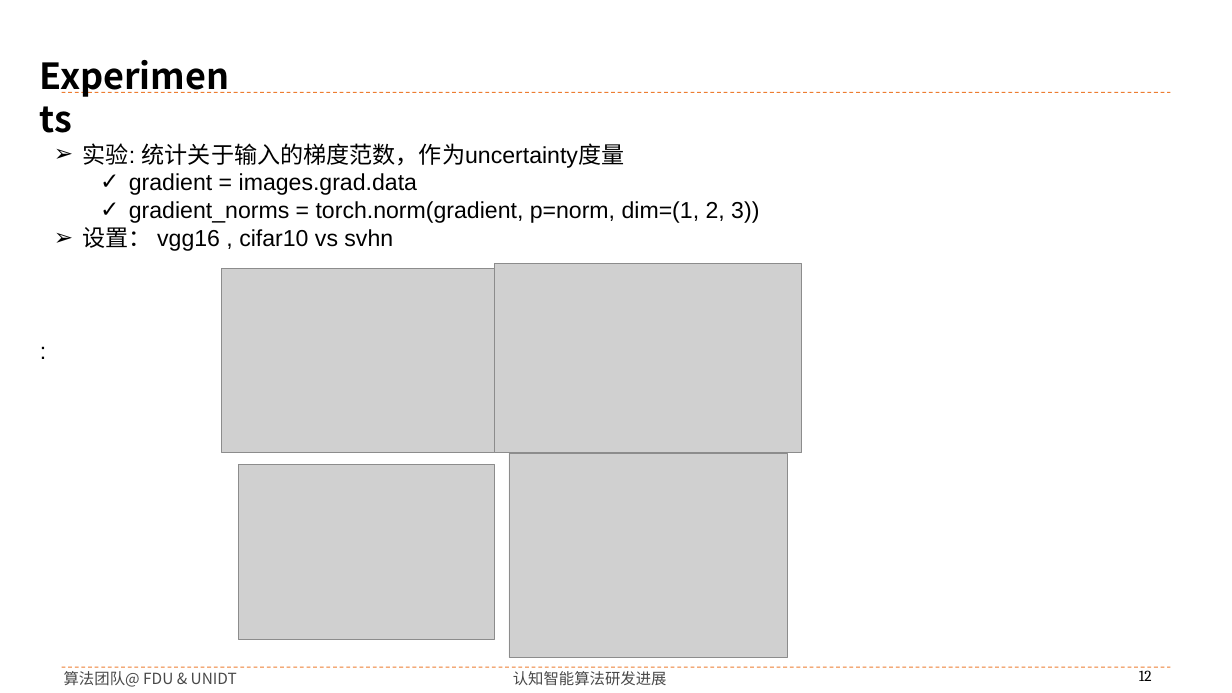
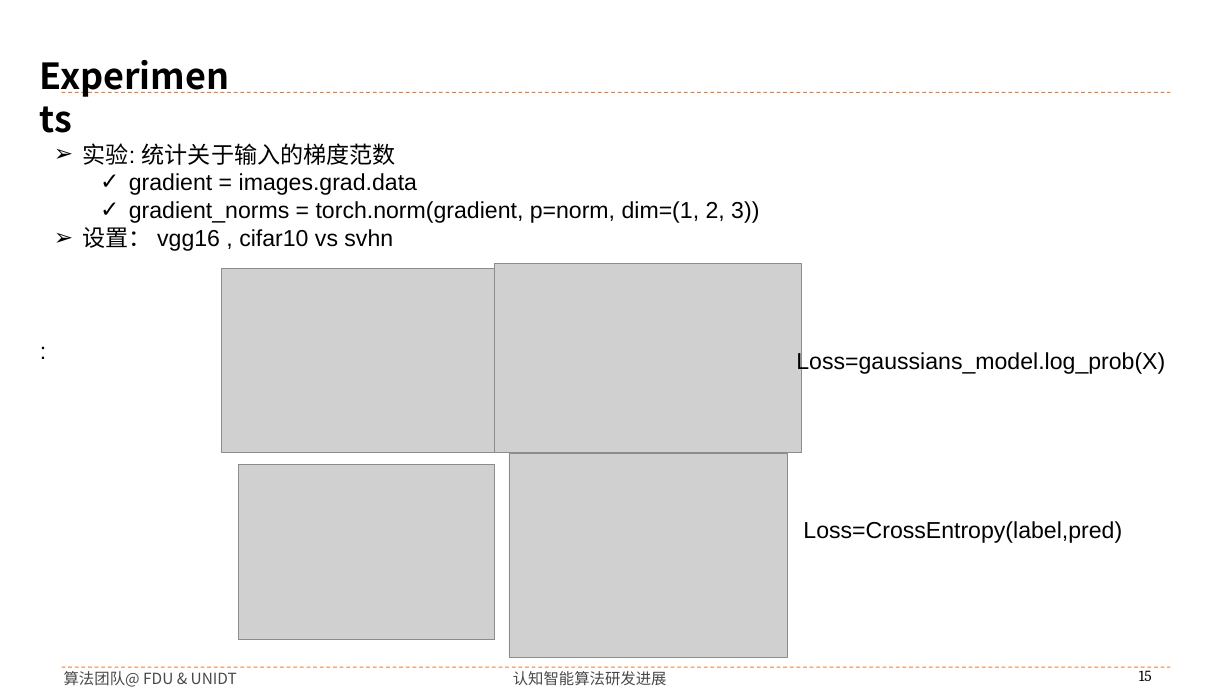
Before and after one commit to buyizhiyou/YYMUncertainty, a slide deck: slide 15 of pre/dum_pre.pptx (slide 12 before the commit). Drawn at 1232x693 pixels with LibreOffice and Linux fonts; fonts in the diff are those of the drawing; grey boxes stand for pictures; background and template pictures are left out. Boxes give left, top, right and bottom in pixels: in the first picture for what was removed or moved away, otherwise in the second. Text is boxed around its words. In the diff, an @@ line names an element or a change of style, - is before the commit and + after.

```diff
--- a/pre/dum_pre.pptx
+++ b/pre/dum_pre.pptx
@@ text at box(83, 143, 396, 165): text changed @@
-➢ 实验: 统计关于输入的梯度范数，作为uncertainty度量
+➢ 实验: 统计关于输入的梯度范数
@@ text added at box(796, 351, 1165, 375), 18 pt, text #000000 @@
+Loss=gaussians_model.log_prob(X)
@@ text added at box(803, 521, 1122, 543), 18 pt, text #000000 @@
+Loss=CrossEntropy(label,pred)
@@ page number at box(1139, 667, 1152, 681): text changed @@
-12
+15
```
Also in this commit, not shown: 13 other slides changed, 6 slides added, 1 slide removed, 13 other files.
